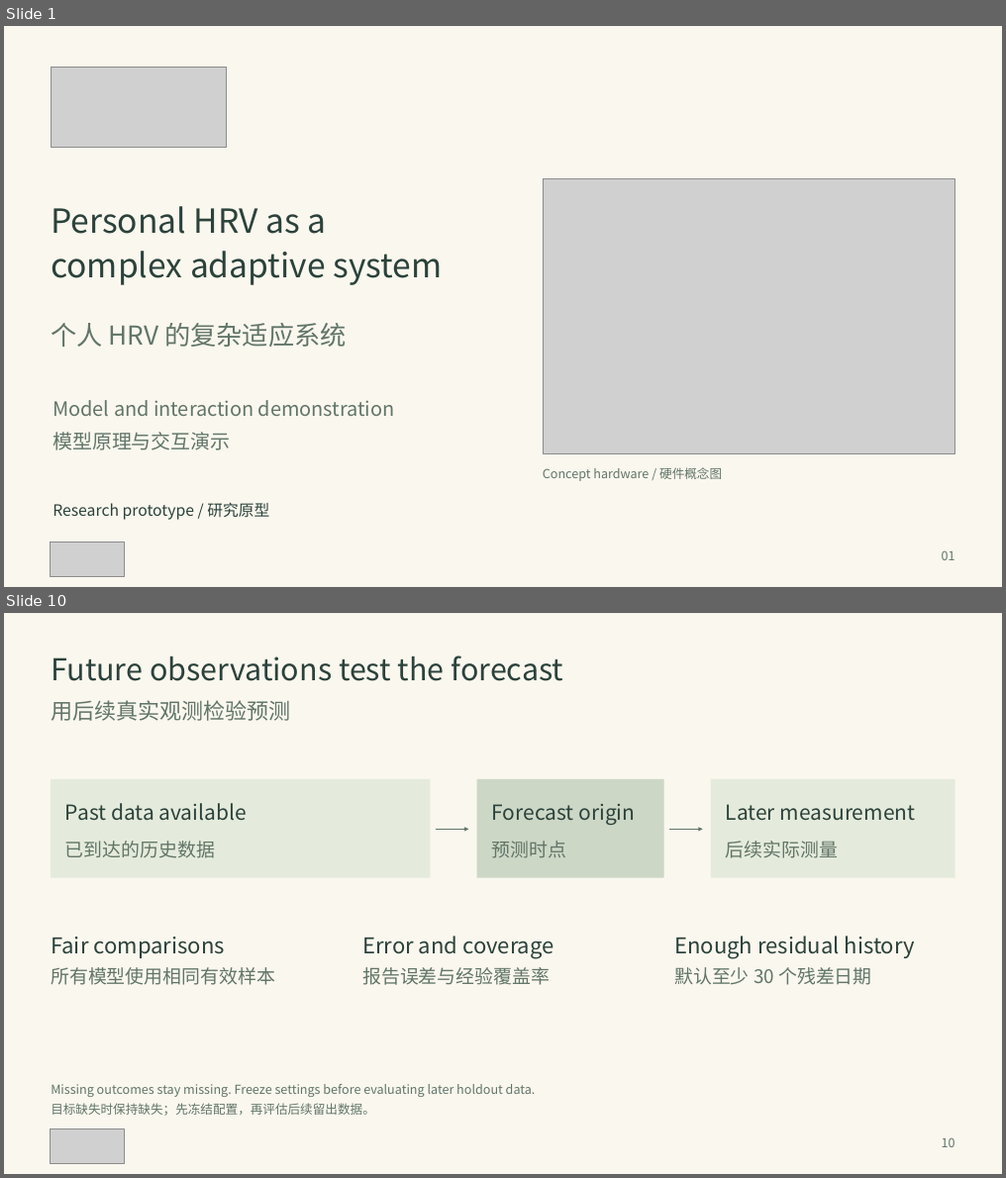
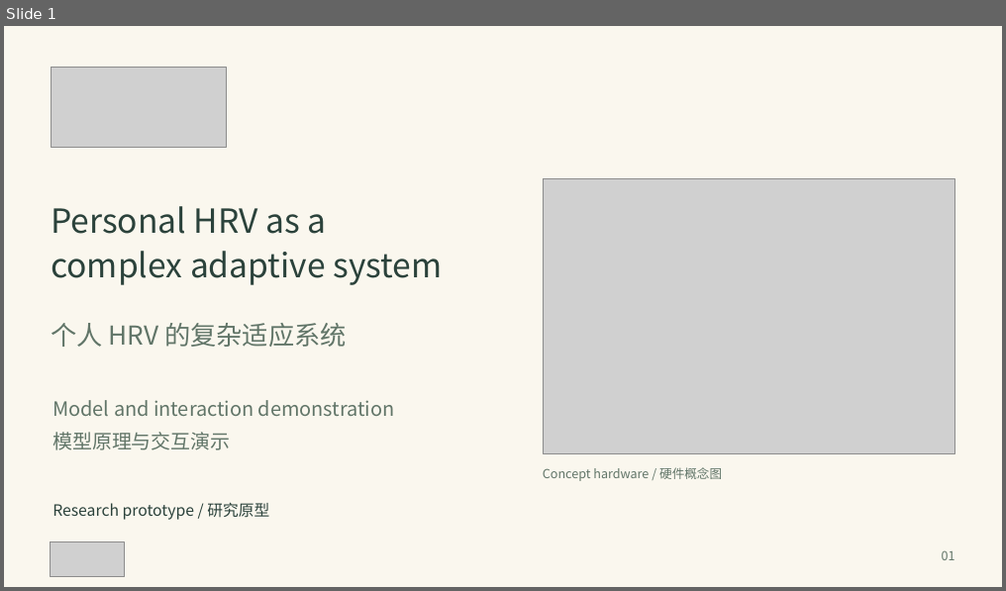
Before and after one commit to DiamondCao1996/mond-phone-preview, a slide deck: docs/demo/MOND_Adaptive_System_EN_ZH.pptx. Shown one above the other, each under a label of ours: slides 1 and 10 before the commit, slide 1 after it; the slides between them are not shown. The pictures are 1006x1178 and 1006x591 pixels, drawn with LibreOffice and Linux fonts; fonts in the diff are those of the drawing; grey boxes stand for pictures. Boxes give left, top, right and bottom in pixels: in the first picture for what was removed or moved away, otherwise in the second. Text is boxed around its words. In the diff, an @@ line names an element or a change of style, - is before the commit and + after.

```diff
--- a/docs/demo/MOND_Adaptive_System_EN_ZH.pptx
+++ b/docs/demo/MOND_Adaptive_System_EN_ZH.pptx
@@ slide 10 removed at (4,613,1002,1174), background #FAF7EE @@
@@ text removed at (51,656,564,681) @@
-Future observations test the forecast
@@ text removed at (51,700,291,721) @@
-用后续真实观测检验预测
@@ rectangle removed at (51,779,430,878) @@
@@ rectangle removed at (477,779,664,878) @@
@@ rectangle removed at (711,779,954,878) @@
@@ text removed at (65,803,247,821) @@
-Past data available
@@ text removed at (491,804,635,825) @@
-Forecast origin
@@ text removed at (726,804,916,821) @@
-Later measurement
@@ text removed at (65,841,215,859) @@
-已到达的历史数据
@@ arrow removed from (436, 830) to (469, 830) @@
@@ text removed at (491,841,566,859) @@
-预测时点
@@ arrow removed from (669, 830) to (703, 830) @@
@@ text removed at (726,841,838,859) @@
-后续实际测量
@@ text removed at (51,937,225,959) @@
-Fair comparisons
@@ text removed at (362,936,553,959) @@
-Error and coverage
@@ text removed at (674,936,915,959) @@
-Enough residual history
@@ text removed at (51,967,275,985) @@
-所有模型使用相同有效样本
@@ text removed at (362,967,549,985) @@
-报告误差与经验覆盖率
@@ text removed at (674,967,871,985) @@
-默认至少 30 个残差日期
@@ text removed at (51,1084,536,1097) @@
-Missing outcomes stay missing. Freeze settings before evaluating later holdout data.
@@ text removed at (51,1103,375,1116) @@
-目标缺失时保持缺失；先冻结配置，再评估后续留出数据。
@@ picture removed at (50,1130,125,1164) @@
@@ text removed at (942,1138,955,1148) @@
-10
```
Also in this commit, not shown: 6 slides changed, 1 slide added, 4 other slides removed, 2 other files.
